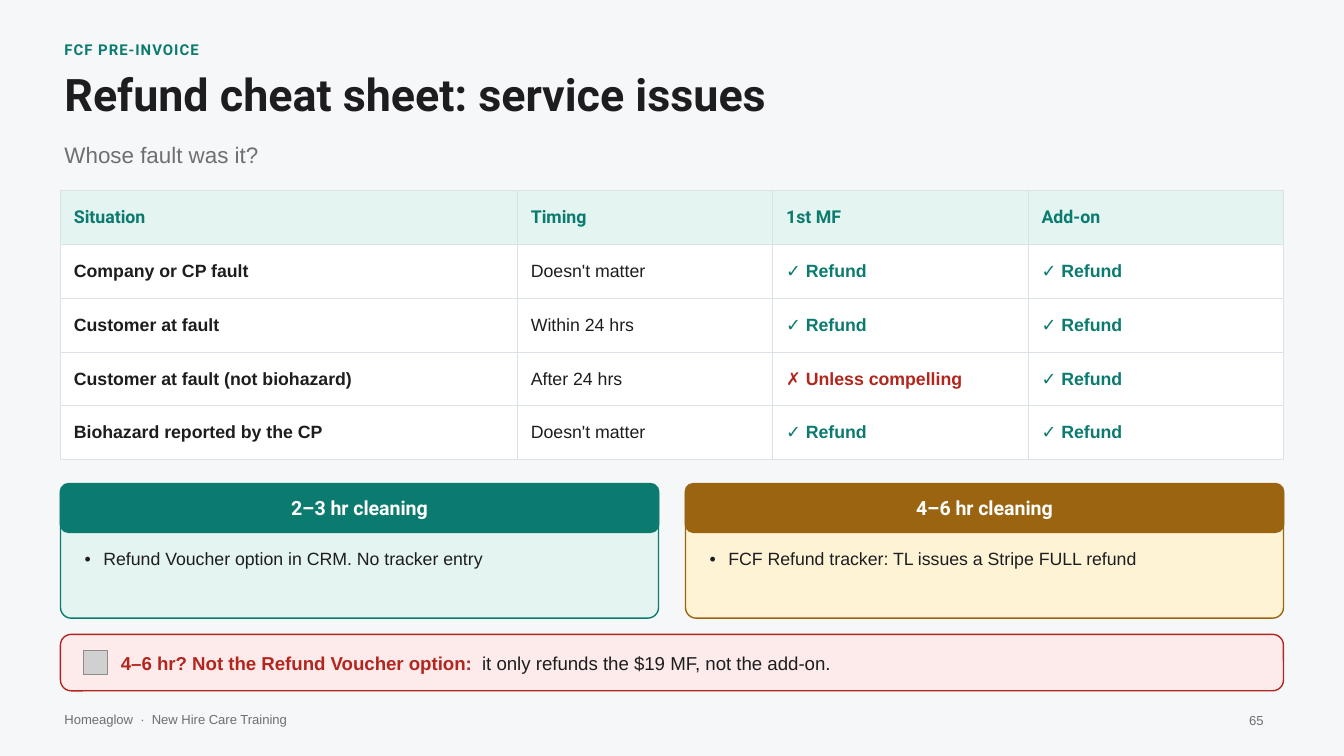
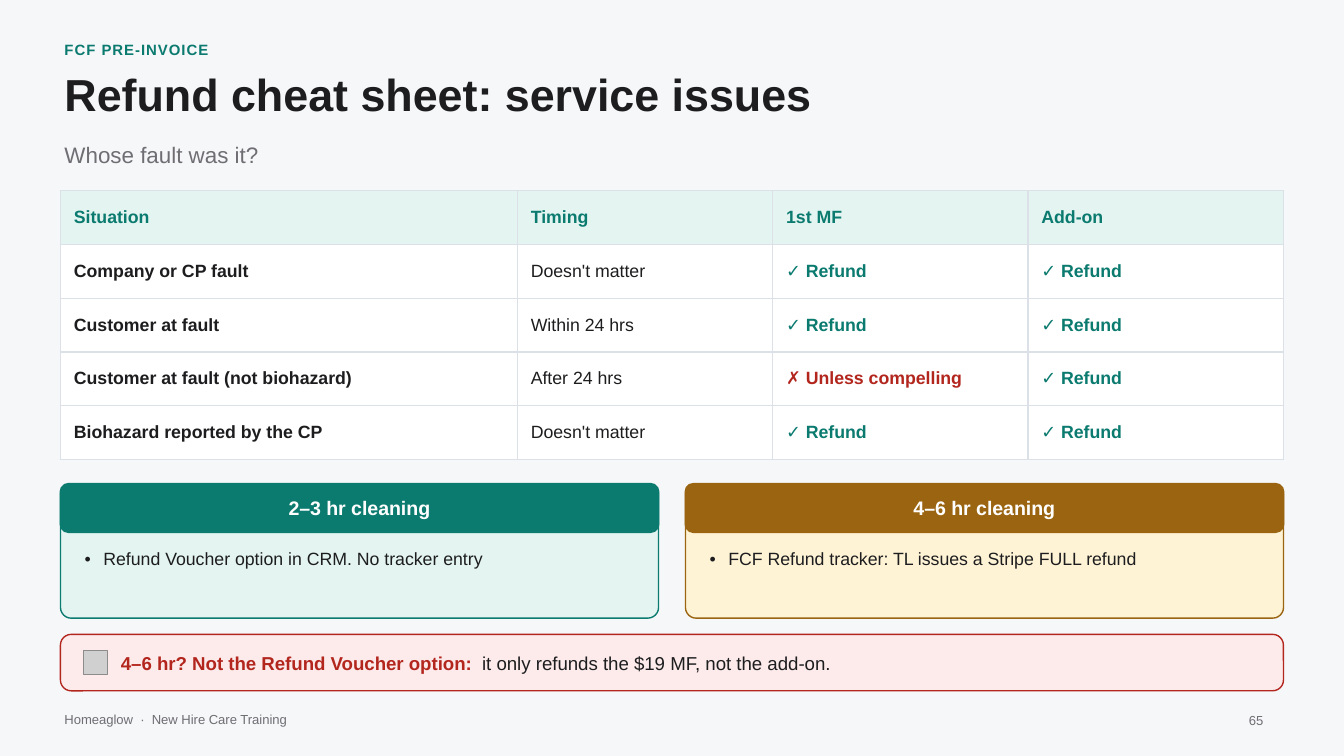
Before and after one commit to anjulimichelle/training, a slide deck: slide 65 of retention-membership-cancellation/retention-membership-cancellation.pptx. Drawn at 1344x756 pixels with LibreOffice and Linux fonts; fonts in the diff are those of the drawing; grey boxes stand for pictures. Boxes give left, top, right and bottom in pixels: in the first picture for what was removed or moved away, otherwise in the second. Text is boxed around its words. In the diff, an @@ line names an element or a change of style, - is before the commit and + after.

```diff
--- a/retention-membership-cancellation/retention-membership-cancellation.pptx
+++ b/retention-membership-cancellation/retention-membership-cancellation.pptx
@@ table at <box>60,191,1284,632</box> @@
@@ font Roboto to Arial in "Situation", "Timing", "1st MF", "Add-on" @@
@@ font Roboto to Arial in 4 elements at <box>64,44,209,55</box>, <box>64,78,811,112</box>, <box>60,484,659,532</box>, <box>685,484,1284,532</box> @@
```
Also in this commit, not shown: 78 other slides changed, 1 slide added, 1 slide removed, 3 other files.
